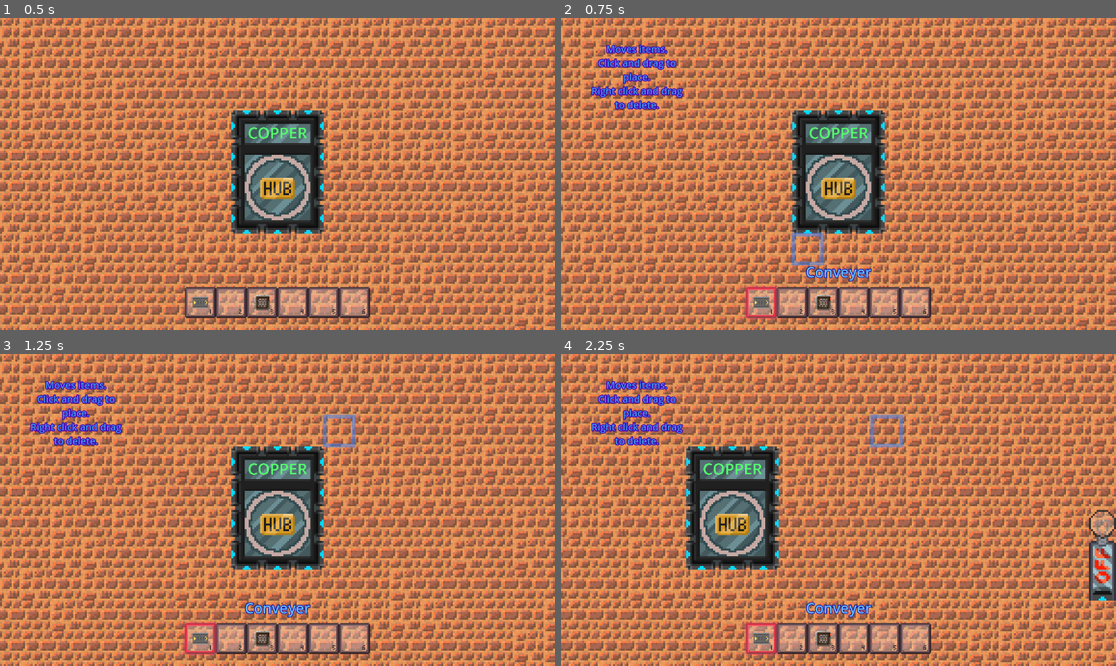
Above: before the commit, frames 1-4 (two rows, left to right).
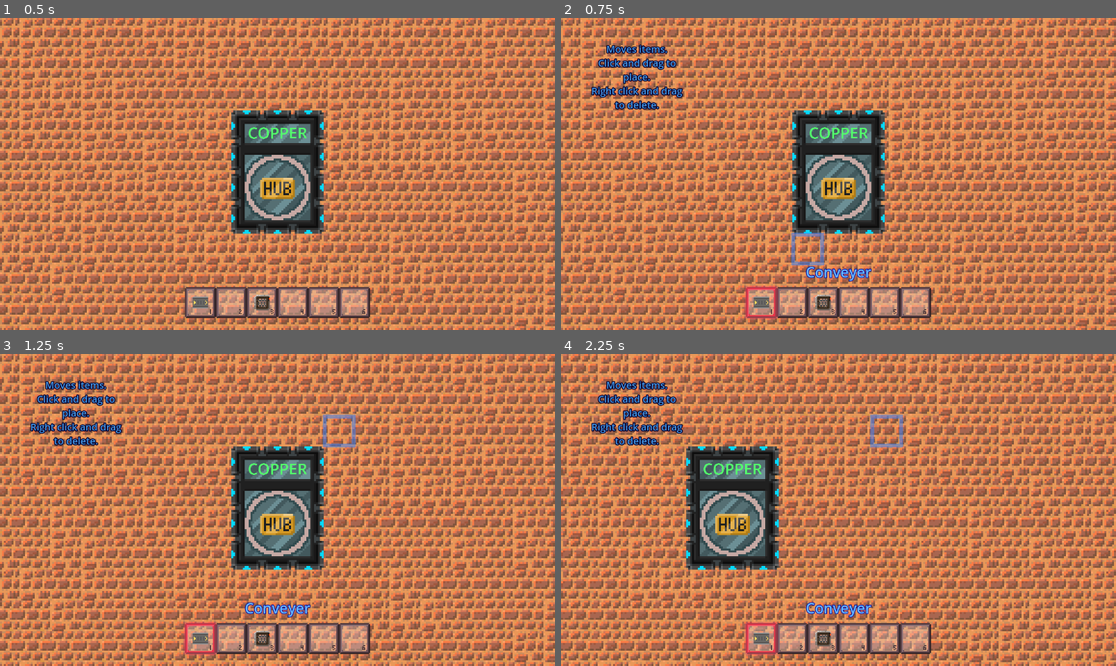
Above: after the commit, the same moments.

Repository: CaptainSpaceCat/bigmode-game-jam
Game: Godot game, scene res://Scenes/main_scene.tscn
Same seed, same stepped clock (60 frames per second), same inputs: the game is played once before the commit and once after it.
Inputs (mouse positions are in pixels of both pictures, inside the frame that each line leads up to):
- Up to frame 1 (0.5 s): no input
- Up to frame 2 (0.75 s): tap Enter at 0.5 s; drag from (760, 301) to (894, 105) at 0.52 s
- Up to frame 3 (1.25 s): no input
- Up to frame 4 (2.25 s): tap Space at 1.25 s; drag from (821, 637) to (810, 572) at 1.27 s; tap T at 2 s; move the mouse to (894, 441) at 2.02 s; hold D (move_right) from 2.03 s (still down); tap 1 at 2.1 s

Frame 1 is identical in both runs. In frame 2, 1.0% of the frame differs, in the area x 5-23%, y 8-30%; in frame 3, 1.0%; in frame 4, 2.3%, in the area x 5-100%, y 8-80%.

Commit message:
culled offscreen belts, used more type hints

Diff:
--- a/Prefabs/conveyer_belt.tscn
+++ b/Prefabs/conveyer_belt.tscn
@@ -1,39 +1,9 @@
-[gd_scene load_steps=12 format=3 uid="uid://cgdutg52x26go"]
+[gd_scene load_steps=7 format=3 uid="uid://cgdutg52x26go"]
 
 [ext_resource type="Script" path="res://Scripts/Machines/ConveyerBelt.gd" id="1_j6j8e"]
-[ext_resource type="SpriteFrames" uid="uid://doffradgjy7vp" path="res://Prefabs/straight_belt_frames.tres" id="2_aedpp"]
 [ext_resource type="Texture2D" uid="uid://dqifbl4tda05b" path="res://Textures/animated_belt_sheet.png" id="2_gpiut"]
 [ext_resource type="Animation" uid="uid://dj8l1h3jpgx23" path="res://Animations/belt_move_straight.res" id="4_tun1v"]
 [ext_resource type="Animation" uid="uid://51rbfn6ohlch" path="res://Animations/belt_move_curved.res" id="5_1y4rb"]
-
-[sub_resource type="AtlasTexture" id="AtlasTexture_4mpb4"]
-atlas = ExtResource("2_gpiut")
-region = Rect2(0, 16, 16, 16)
-
-[sub_resource type="AtlasTexture" id="AtlasTexture_kj5na"]
-atlas = ExtResource("2_gpiut")
-region = Rect2(16, 16, 16, 16)
-
-[sub_resource type="AtlasTexture" id="AtlasTexture_ntahp"]
-atlas = ExtResource("2_gpiut")
-region = Rect2(32, 16, 16, 16)
-
-[sub_resource type="SpriteFrames" id="SpriteFrames_c1sdi"]
-animations = [{
-"frames": [{
-"duration": 1.0,
-"texture": SubResource("AtlasTexture_4mpb4")
-}, {
-"duration": 1.0,
-"texture": SubResource("AtlasTexture_kj5na")
-}, {
-"duration": 1.0,
-"texture": SubResource("AtlasTexture_ntahp")
-}],
-"loop": true,
-"name": &"default",
-"speed": 12.0
-}]
 
 [sub_resource type="Animation" id="Animation_bflmn"]
 length = 0.001
@@ -61,18 +31,6 @@
 script = ExtResource("1_j6j8e")
 item_render_positions = [NodePath("Render0"), NodePath("Render1"), NodePath("Render2"), NodePath("Render3")]
 
-[node name="AnimatedSpriteStraight" type="AnimatedSprite2D" parent="."]
-visible = false
-sprite_frames = ExtResource("2_aedpp")
-autoplay = "default"
-
-[node name="AnimatedSpriteBent" type="AnimatedSprite2D" parent="."]
-visible = false
-sprite_frames = SubResource("SpriteFrames_c1sdi")
-autoplay = "default"
-frame = 1
-frame_progress = 0.309293
-
 [node name="Sprite2D" type="Sprite2D" parent="."]
 texture = ExtResource("2_gpiut")
 hframes = 3
@@ -96,3 +54,5 @@
 }
 autoplay = "belt_move_curved"
 speed_scale = 2.0
+
+[node name="VisibleOnScreenNotifier2D" type="VisibleOnScreenNotifier2D" parent="."]
--- a/Prefabs/mining_drill.tscn
+++ b/Prefabs/mining_drill.tscn
@@ -98,11 +98,12 @@
 scale_max = 0.7
 anim_offset_max = 1.0
 
-[node name="MiningDrill" type="Node2D" node_paths=PackedStringArray("generate_pos", "bufferOutA", "particleEmitter")]
+[node name="MiningDrill" type="Node2D" node_paths=PackedStringArray("generate_pos", "bufferOutA", "particleEmitter", "animated_rollers")]
 script = ExtResource("1_y23cw")
 generate_pos = NodePath("OutputSlotA")
 bufferOutA = NodePath("OutputSlotA")
 particleEmitter = NodePath("GPUParticles2D")
+animated_rollers = NodePath("AnimatedSprite2D")
 
 [node name="ModeA" type="Node2D" parent="."]
 position = Vector2(8, 8)
--- a/Prefabs/word_slicer.tscn
+++ b/Prefabs/word_slicer.tscn
@@ -21,15 +21,18 @@
 atlas = ExtResource("2_lbsri")
 region = Rect2(19, 51, 10, 26)
 
-[sub_resource type="Theme" id="Theme_cgwgo"]
-default_font_size = 70
+[sub_resource type="LabelSettings" id="LabelSettings_ojqhh"]
+font_size = 35
+font_color = Color(0.968627, 0.564706, 0, 1)
+outline_size = 8
+outline_color = Color(0.17, 0.0396667, 0, 1)
 
 [node name="WordSlicer" type="Node2D" node_paths=PackedStringArray("bufferInA", "bufferOutA", "bufferOutB", "numberLabel", "modeA", "modeB")]
 script = ExtResource("1_2bk1r")
 bufferInA = NodePath("InputSlot")
 bufferOutA = NodePath("OutputSlotA")
 bufferOutB = NodePath("OutputSlotB")
-numberLabel = NodePath("RichTextLabel")
+numberLabel = NodePath("Label")
 modeA = NodePath("ModeA")
 modeB = NodePath("ModeB")
 
@@ -56,24 +59,17 @@
 position = Vector2(0, 8)
 texture = SubResource("AtlasTexture_fidpv")
 
-[node name="RichTextLabel" type="RichTextLabel" parent="."]
+[node name="Label" type="Label" parent="."]
 z_index = 1
-anchors_preset = 8
-anchor_left = 0.5
-anchor_top = 0.5
-anchor_right = 0.5
-anchor_bottom = 0.5
-offset_left = -2.0
+offset_left = -4.0
 offset_top = 3.0
-offset_right = 48.0
-offset_bottom = 103.0
-grow_horizontal = 2
-grow_vertical = 2
-scale = Vector2(0.1, 0.1)
-theme = SubResource("Theme_cgwgo")
-theme_override_colors/default_color = Color(0.968627, 0.564706, 0, 1)
+offset_right = 36.0
+offset_bottom = 53.0
+scale = Vector2(0.2, 0.2)
 text = "1"
-scroll_active = false
+label_settings = SubResource("LabelSettings_ojqhh")
+horizontal_alignment = 1
+vertical_alignment = 1
 
 [node name="InputSlot" type="Node2D" parent="."]
 position = Vector2(-4, 0)
--- a/Scenes/main_scene.tscn
+++ b/Scenes/main_scene.tscn
@@ -76,7 +76,7 @@
 font_size = 20
 font_color = Color(0.257777, 0.596779, 0.904211, 1)
 outline_size = 7
-outline_color = Color(0.245571, 0.000259617, 0.723395, 1)
+outline_color = Color(0.0326508, 1.33803e-05, 0.171083, 1)
 
 [sub_resource type="LabelSettings" id="LabelSettings_rev78"]
 font_size = 25
@@ -264,7 +264,7 @@
 flipped = true
 
 [node name="Lightbulb" parent="MachineManager/MachineParent" instance=ExtResource("8_vr1jn")]
-position = Vector2(552, 120)
+position = Vector2(568, 120)
 
 [node name="MachineCursor" type="Node2D" parent="." node_paths=PackedStringArray("inventoryUI", "oreVeinLayer")]
 z_index = 3
--- a/Scripts/Letter.gd
+++ b/Scripts/Letter.gd
@@ -2,7 +2,7 @@
 
 class_name Letter
 
-var content: String = "" # Defaults to "", the EOF object for words
+var content := "" # Defaults to "", the EOF object for words
 @export var text_label: Label
 
 var goal_position: Vector2
@@ -15,10 +15,10 @@
 	notifier.screen_exited.connect(_on_screen_exited)
 
 func _on_screen_entered():
-	text_label.visible = true  # Show when on screen
+	text_label.show()  # Show when on screen
 
 func _on_screen_exited():
-	text_label.visible = false  # Hide when off screen
+	text_label.hide()  # Hide when off screen
 
 func set_letter(content: String) -> void:
 	if len(content) >= 1:
--- a/Scripts/LetterBuffer.gd
+++ b/Scripts/LetterBuffer.gd
@@ -2,13 +2,13 @@
 extends Node2D
 
 
-var content: String = ""
-var is_full: bool = false
+var content := ""
+var is_full := false
+var sound_ready := false
 var queue_delete: Letter
 var letterPrefab: PackedScene = preload("res://Prefabs/letter.tscn")
 @onready var itemParent: Node2D = get_node("/root/Main Scene/ItemManager")
 
-var sound_ready: bool = false
 
 # Appends the provided letter to the end of the buffer
 # Returns success state
@@ -38,8 +38,8 @@
 func try_apply_string(word: String) -> bool:
 	if is_full:
 		return false
-	content = word
-	if len(content) > 0:
+	if len(word) > 0:
+		content = word
 		is_full = true
 	return true
 
--- a/Scripts/MachineCursor.gd
+++ b/Scripts/MachineCursor.gd
@@ -2,15 +2,15 @@
 class_name MachineCursor
 extends Node2D
 
-@export var debug_mode: bool = true  # Toggle this for debug mode
+@export var debug_mode := true  # Toggle this for debug mode
 @onready var machineManager: MachineManager = get_node("/root/Main Scene/MachineManager")
 @export var inventoryUI: InventoryUI
 @export var oreVeinLayer: TileMapLayer
 const GRID_SIZE = MachineManager.GRID_SIZE
 
 
-@onready var placement_sound: SoundPool = $PlacementSound
-@onready var delete_sound: SoundPool = $DeleteSound
+@onready var placement_sound := $PlacementSound
+@onready var delete_sound := $DeleteSound
 # which machines we have unlocked
 var machine_unlocked: Array[bool] = []
 # shapes of all the machines
--- a/Scripts/Machines/ConveyerBelt.gd
+++ b/Scripts/Machines/ConveyerBelt.gd
@@ -9,8 +9,9 @@
 var slotA: Letter
 var slotB: Letter
 
-@onready var animationPlayer = $AnimationPlayer
-@onready var beltSprite = $Sprite2D
+@onready var animationPlayer := $AnimationPlayer
+@onready var beltSprite := $Sprite2D
+@onready var notifier := $VisibleOnScreenNotifier2D
 
 func _init() -> void:
 	self.add_input(Vector2i(-1,0), Vector2i.ZERO)
@@ -19,7 +20,16 @@
 func _ready() -> void:
 	renderA = item_render_positions[3]
 	renderB = item_render_positions[1]
+	notifier.screen_entered.connect(_on_screen_entered)
+	notifier.screen_exited.connect(_on_screen_exited)
 	redraw_belt()
+
+
+func _on_screen_entered():
+	beltSprite.show()
+
+func _on_screen_exited():
+	beltSprite.hide()
 
 func change_output(out_world_pos: Vector2i):
 	var out_pos = self.grid_to_local(out_world_pos)
--- a/Scripts/Machines/Hub.gd
+++ b/Scripts/Machines/Hub.gd
@@ -10,8 +10,8 @@
 @export var ringAnchor: Node2D
 @export var expandingRingPrefab: PackedScene = preload("res://Prefabs/expanding_ring.tscn")
 
-@onready var progress_complete_sound: SoundPool = $ProgressSound
-@onready var ding_sound: SoundPool = $DingSound
+@onready var progress_complete_sound := $ProgressSound
+@onready var ding_sound := $DingSound
 
 var shader : ShaderMaterial
 var current_progress: float = 0
--- a/Scripts/Machines/Machine.gd
+++ b/Scripts/Machines/Machine.gd
@@ -1,11 +1,11 @@
 class_name Machine
 extends Node2D
 
-var update_flag: bool = false
+var update_flag := false
 var discrete_position: Vector2i  # World grid position of the machine
-var discrete_shape: Vector2i = Vector2i.ONE # Width and height of the machine
-var unlocked_by_default: bool = true
-var is_destructible: bool = true
+var discrete_shape := Vector2i.ONE # Width and height of the machine
+var unlocked_by_default := true
+var is_destructible := true
 
 # accepts a vector2i position on the world grid
 # returns the same vector relative to this machine's origin
--- a/Scripts/Machines/MiningDrill.gd
+++ b/Scripts/Machines/MiningDrill.gd
@@ -3,8 +3,9 @@
 
 @export var generate_pos: Node2D
 @export var bufferOutA: LetterBuffer
-@onready var baseSpriteNode: Node2D = $ModeA
+@onready var baseSpriteNode := $ModeA
 @export var particleEmitter: GPUParticles2D
+@export var animated_rollers: AnimatedSprite2D
 
 func _ready():
 	direction = 1
@@ -27,9 +28,11 @@
 	# Send a new word to the output every n cycles
 	# Suspend if the output is blocked
 	if cycle_index >= len(word) + delay_cycles:
+		animated_rollers.pause()
 		if bufferOutA.try_apply_string(word.reverse()):
 			cycle_index = 0
 			particleEmitter.emitting = true
+			animated_rollers.play()
 	cycle_index += 1
 
 	process_output_buffer(machine_map, 0, bufferOutA)
--- a/Scripts/Machines/WallSegment.gd
+++ b/Scripts/Machines/WallSegment.gd
@@ -1,10 +1,10 @@
 class_name WallChunk
 extends Machine
 
-var delete_next_cycle: bool = false
+var delete_next_cycle := false
 
-@export var flipped: bool = false
-@onready var soundPool: SoundPool = $SoundPool
+@export var flipped := false
+@onready var soundPool := $SoundPool
 
 func _ready():
 	# dummy IOs for correct door deletion ordering
--- a/Scripts/Machines/WordMerger.gd
+++ b/Scripts/Machines/WordMerger.gd
@@ -9,7 +9,7 @@
 @export var modeA: Node2D
 @export var modeB: Node2D
 
-var flipped: bool = false
+var flipped := false
 
 func _init():
 	self.discrete_shape = Vector2i(2,1)
--- a/Scripts/Machines/WordSlicer.gd
+++ b/Scripts/Machines/WordSlicer.gd
@@ -5,7 +5,7 @@
 @export var bufferOutA: LetterBuffer
 @export var bufferOutB: LetterBuffer
 
-@export var numberLabel: RichTextLabel
+@export var numberLabel: Label
 @export var modeA: Node2D
 @export var modeB: Node2D
 
@@ -27,14 +27,13 @@
 
 func set_slice_index(index: int):
 	slice_index = clampi(index, 1, 9)
-	numberLabel.clear()
-	numberLabel.add_text(str(slice_index))
+	numberLabel.text = str(slice_index)
 
 
 func perform_cycle(machine_map: Dictionary) -> void:
 	if bufferInA.is_full and not (bufferOutA.is_full or bufferOutB.is_full):
 		var word = bufferInA.pop_serialize()
-		var effective_slice_index = clampi(slice_index, 1, len(word)-1)
+		var effective_slice_index = clampi(slice_index, 1, len(word))
 		var slice_A = word.substr(len(word) - effective_slice_index)
 		var slice_B = word.substr(0, len(word) - effective_slice_index)
 		# Prepend spaces to slice_A equal to the number of letters in slice_B
--- a/Scripts/SoundPool.gd
+++ b/Scripts/SoundPool.gd
@@ -5,9 +5,9 @@
 @export var gain_db = -25
 @export var pitch_rescale: float = 1
 @export var pool_size = 5  # Max number of simultaneous sounds
-@export var SOUND_PATH = "res://Audio/SFX/"  # Replace in editor with the sound path for each machine
+@export var SOUND_PATH := "res://Audio/SFX/"  # Replace in editor with the sound path for each machine
 
-@export var global_sound: bool = false
+@export var global_sound := false
 
 enum SoundMode { RANDOM_PITCH, ASCENDING_PITCH, DESCENDING_PITCH }
 @export var mode: SoundMode = SoundMode.RANDOM_PITCH
